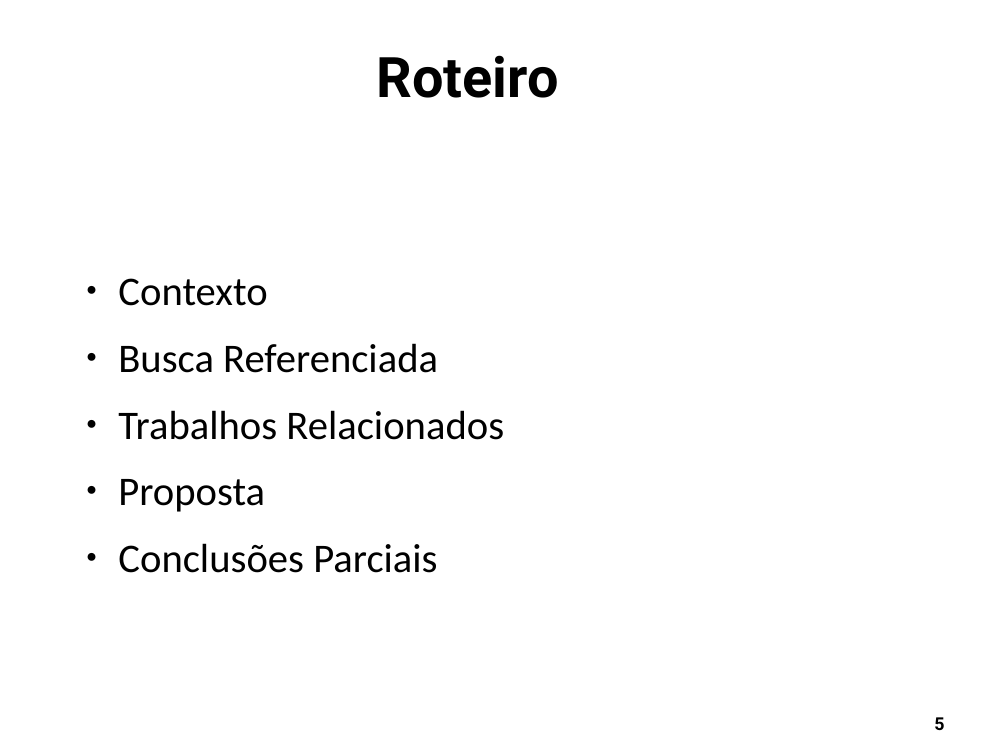
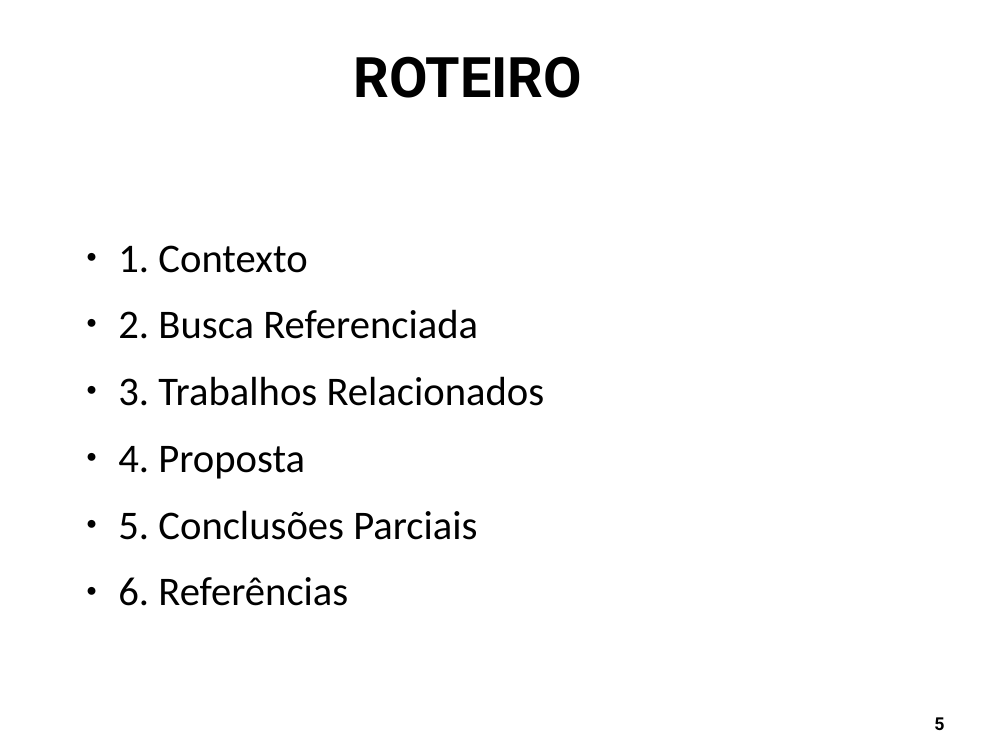
Before and after one commit to Schweigert/TCC, a slide deck: slide 5 of tcc/Apresentacao/Presentation_ISCC2018_SDNMoodle_v7.odp. Drawn at 1008x756 pixels with LibreOffice and Linux fonts; fonts in the diff are those of the drawing; background and template pictures are left out. Boxes give left, top, right and bottom in pixels: in the first picture for what was removed or moved away, otherwise in the second. Text is boxed around its words. In the diff, an @@ line names an element or a change of style, - is before the commit and + after.

Commit message:
Apresentação

```diff
--- a/tcc/Apresentacao/Presentation_ISCC2018_SDNMoodle_v7.odp
+++ b/tcc/Apresentacao/Presentation_ISCC2018_SDNMoodle_v7.odp
@@ title at (x1=354, y1=56, x2=582, y2=98): text changed @@
-Roteiro
+ROTEIRO
@@ text at (x1=118, y1=245, x2=545, y2=606): text changed @@
-● Contexto
-● Busca Referenciada
-● Trabalhos Relacionados
-● Proposta
-● Conclusões Parciais
+● 1. Contexto
+● 2. Busca Referenciada
+● 3. Trabalhos Relacionados
+● 4. Proposta
+● 5. Conclusões Parciais
+● 6. Referências
```
Also in this commit, not shown: 16 other slides changed, 6 slides removed, 2 other files.
